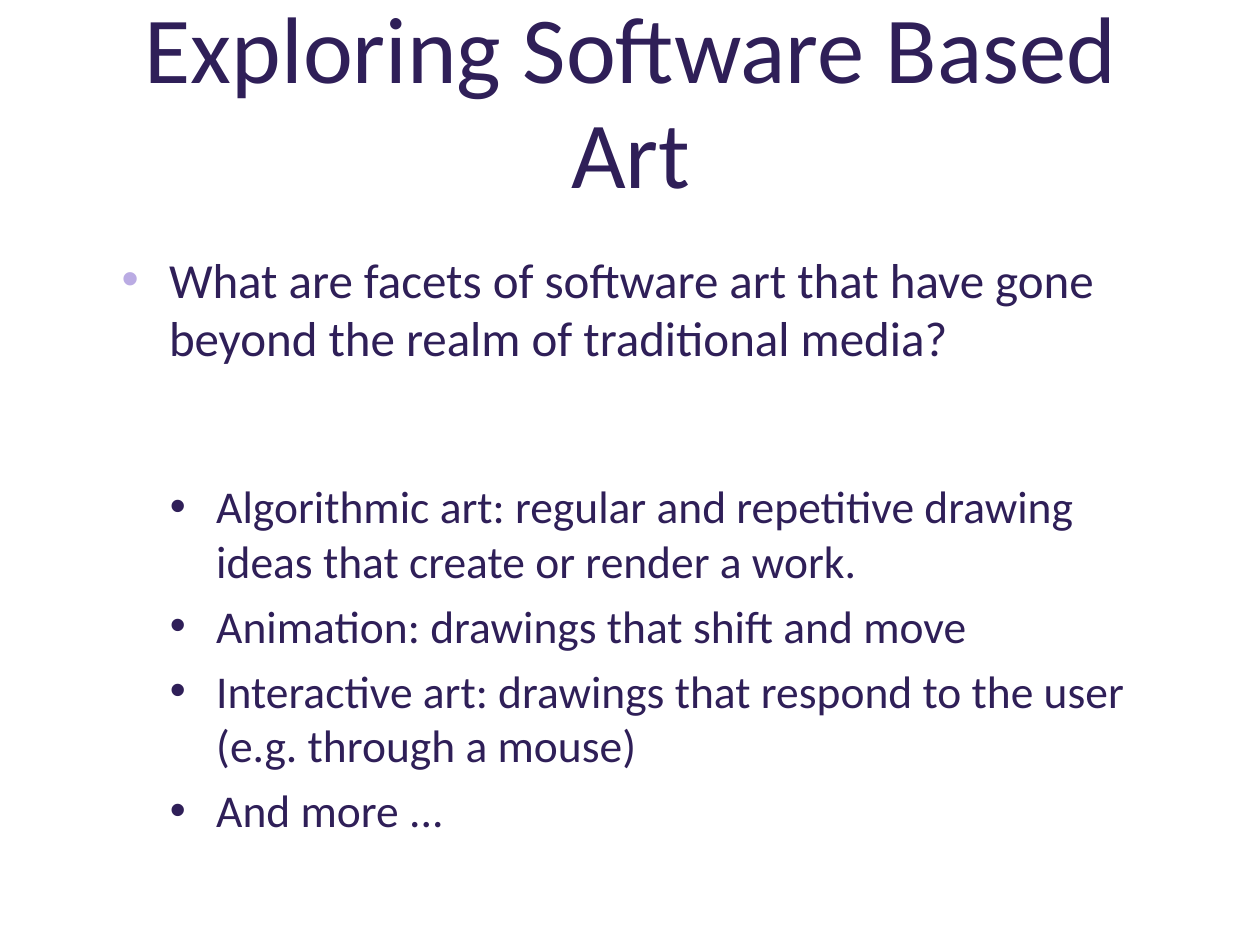
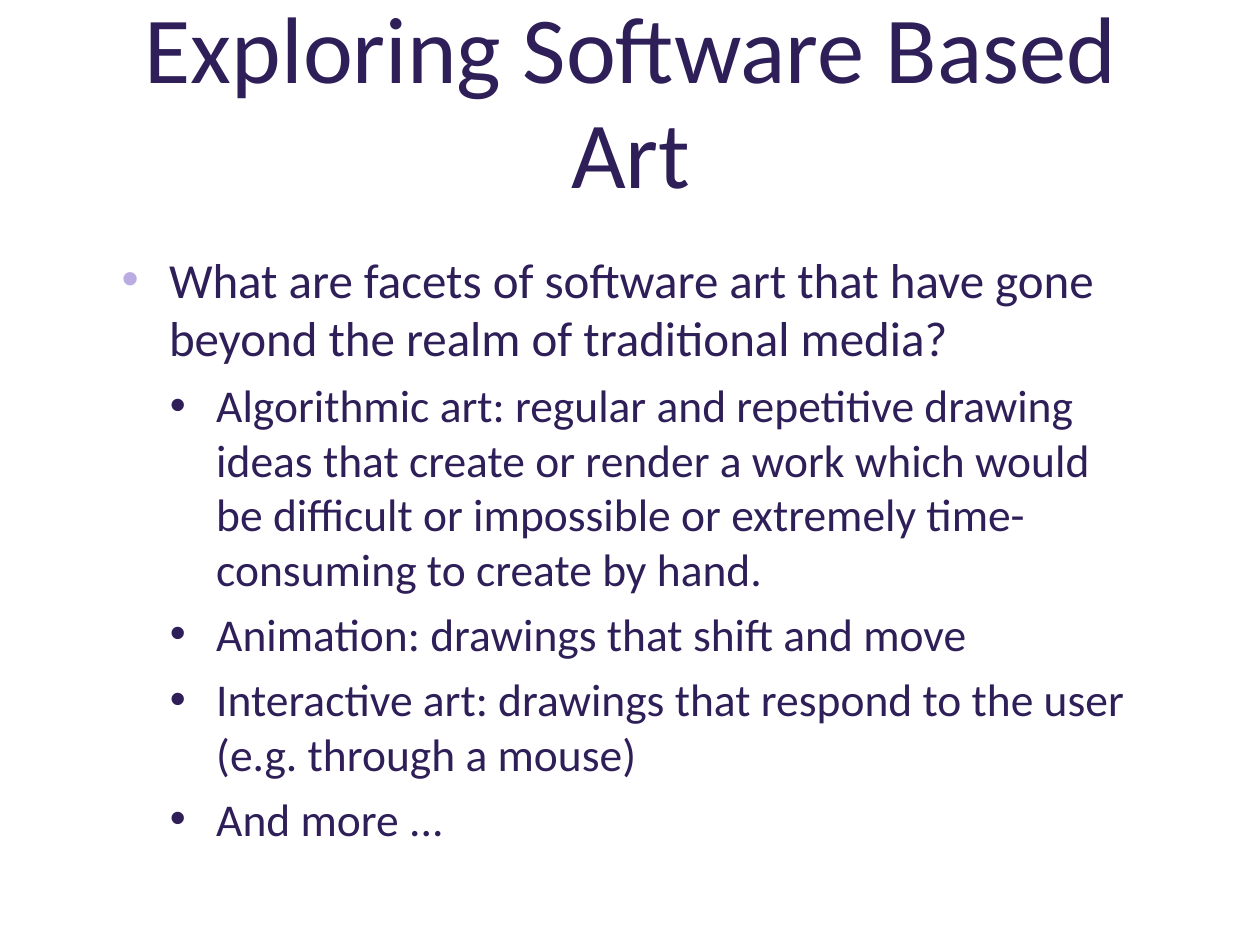
Before and after one commit to deenaengel/TF3_ProcessingSlides, a slide deck: slide 24 of Processing_Presentation_TF3_DE_notes.pptx (slide 23 before the commit). Drawn at 1260x945 pixels with LibreOffice and Linux fonts; fonts in the diff are those of the drawing; background and template pictures are left out. Boxes give left, top, right and bottom in pixels: in the first picture for what was removed or moved away, otherwise in the second. Text is boxed around its words. In the diff, an @@ line names an element or a change of style, - is before the commit and + after.

```diff
--- a/Processing_Presentation_TF3_DE_notes.pptx
+++ b/Processing_Presentation_TF3_DE_notes.pptx
@@ text at <box>216,390,1089,594</box>: text changed @@
-  • Algorithmic art: regular and repetitive drawing ideas that create or render a work.
+  • Algorithmic art: regular and repetitive drawing ideas that create or render a work which would be difficult or impossible or extremely time-consuming to create by hand.
```
Also in this commit, not shown: 15 other slides changed, 1 slide added.
